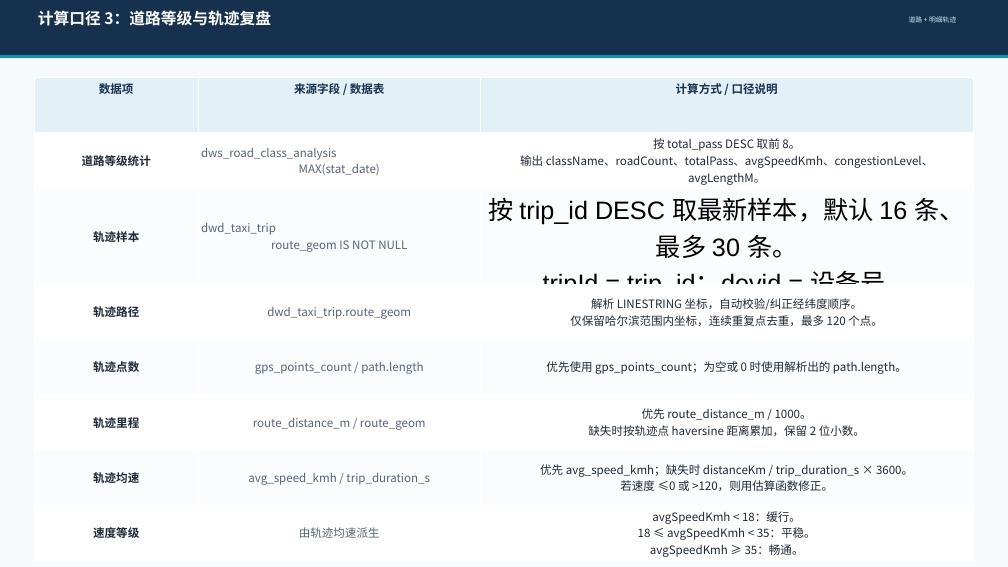
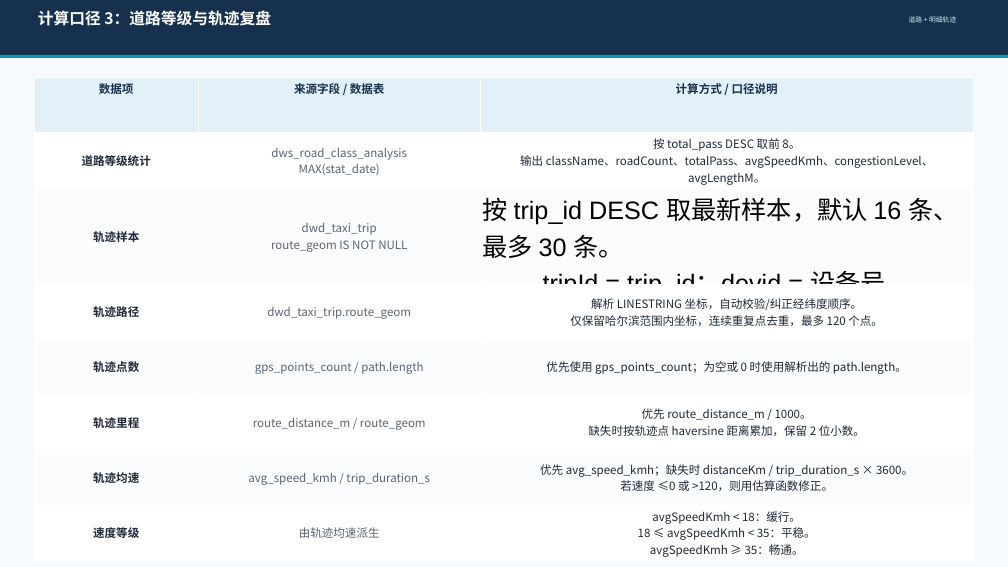
Before and after one commit to DSLZS/Data_Middle_platform, a slide deck: slide 7 of traffic-panel/数据中台演示-数据应用-崔雨.pptx. Drawn at 1008x567 pixels with LibreOffice and Linux fonts; fonts in the diff are those of the drawing. Boxes give left, top, right and bottom in pixels: in the first picture for what was removed or moved away, otherwise in the second. Text is boxed around its words. In the diff, an @@ line names an element or a change of style, - is before the commit and + after.

```diff
--- a/traffic-panel/数据中台演示-数据应用-崔雨.pptx
+++ b/traffic-panel/数据中台演示-数据应用-崔雨.pptx
@@ table at [34,77,973,561] @@
-row 2, column 2: dws_road_class_analysis MAX(stat_date)
+row 2, column 2: dws_road_class_analysis / MAX(stat_date)
-row 3, column 2: dwd_taxi_trip route_geom IS NOT NULL
+row 3, column 2: dwd_taxi_trip / route_geom IS NOT NULL
-row 3, column 3: 按 trip_id DESC 取最新样本，默认 16 条、最多 30 条。 / tripId = trip_id；devid = 设备号。
+row 3, column 3: 按 trip_id DESC 取最新样本，默认 16 条、最多 30 条。 tripId = trip_id；devid = 设备号。
```
Also in this commit, not shown: 4 other slides changed.
